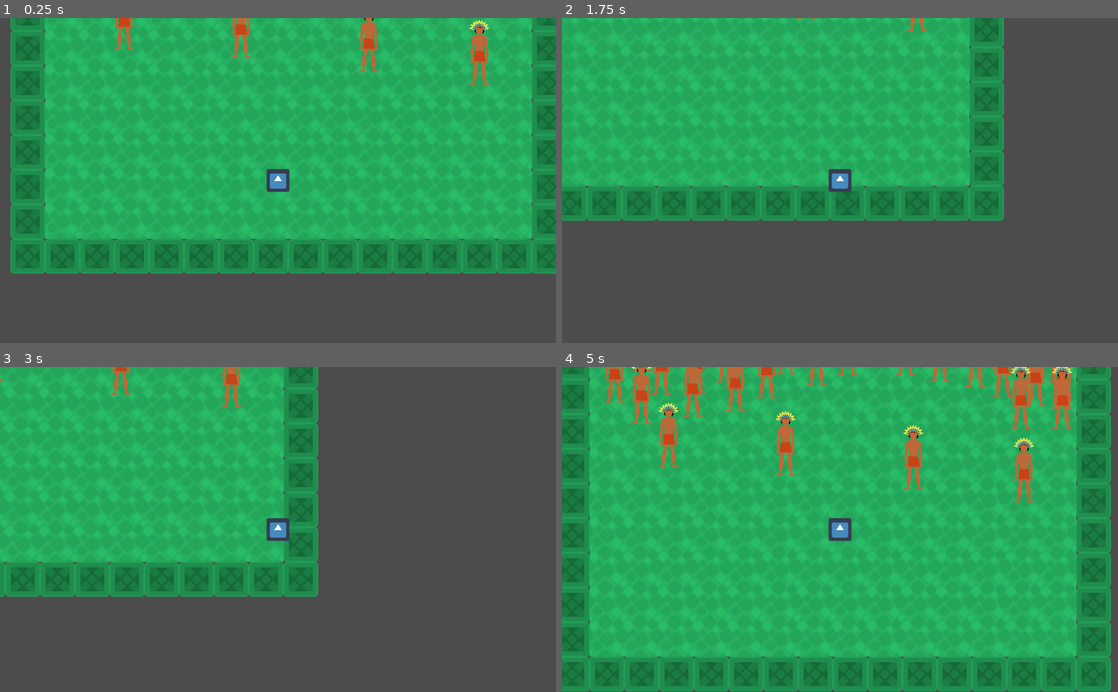
Above: before the commit, frames 1-4 (two rows, left to right).
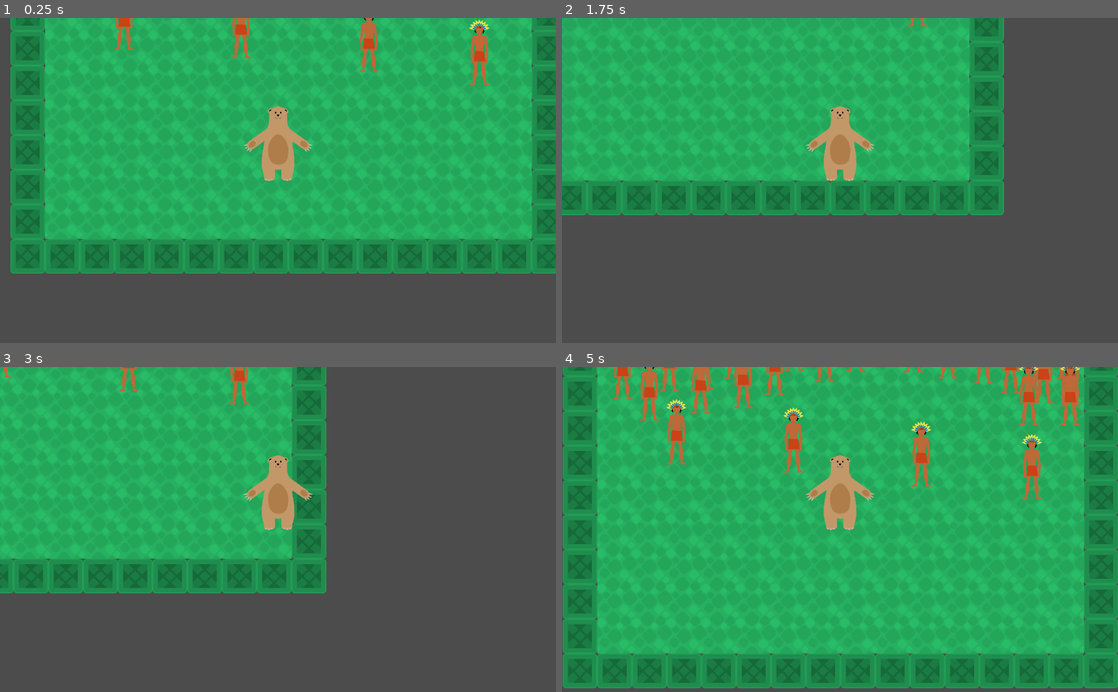
Above: after the commit, the same moments.

Repository: lendroit/welcome_thomas
Game: Godot game, scene res://World.tscn
Same seed, same stepped clock (60 frames per second), same inputs: the game is played once before the commit and once after it. The engine's default icon, where the game draws it, is replaced by a stand-in: a white triangle on a blue panel in a dark square.
Inputs:
- Up to frame 1 (0.25 s): no input
- Up to frame 2 (1.75 s): tap Enter (ui_accept) at 0.5, 0.77, 1.52 s; hold Right (ui_right) 0.53-1.28 s; hold Down (ui_down) from 1.28 s (still down)
- Up to frame 3 (3 s): tap Enter (ui_accept) at 2 s; release Down (ui_down) at 2.03 s; hold Right (ui_right) 2.03-2.78 s; hold Up (ui_up) from 2.78 s (still down)
- Up to frame 4 (5 s): tap Enter (ui_accept) at 3.02, 3.77, 4.52 s; release Up (ui_up) at 3.53 s; hold Left (ui_left) from 3.53 s (still down)

The runs differ from the first frame. In frame 1, 1.5% of the frame differs, in the area x 43-57%, y 27-54%; in frame 2, 4.8%; in frame 3, 6.1%; in frame 4, 16%, in the area x 0-100%, y 0-100%.

Commit message:
feature: add nounours

Diff:
--- a/Player/Player.tscn
+++ b/Player/Player.tscn
@@ -1,10 +1,12 @@
 [gd_scene load_steps=6 format=2]
 
 [ext_resource path="res://Player/Player.gd" type="Script" id=1]
-[ext_resource path="res://icon.png" type="Texture" id=2]
+[ext_resource path="res://Player/Pers_Ours.png" type="Texture" id=2]
 [ext_resource path="res://Player/ReachableObjectsArea.gd" type="Script" id=3]
 
-[sub_resource type="CircleShape2D" id=1]
+[sub_resource type="CapsuleShape2D" id=1]
+radius = 14.8226
+height = 19.8829
 
 [sub_resource type="CircleShape2D" id=2]
 radius = 39.3654
@@ -13,13 +15,17 @@
 script = ExtResource( 1 )
 
 [node name="Sprite" type="Sprite" parent="."]
-scale = Vector2( 0.334049, 0.334049 )
+position = Vector2( 0.115187, -68.2945 )
+scale = Vector2( 0.318631, 0.318631 )
 texture = ExtResource( 2 )
 
 [node name="CollisionShape2D" type="CollisionShape2D" parent="."]
+position = Vector2( -0.230347, -14.5111 )
+rotation = 1.5708
 shape = SubResource( 1 )
 
 [node name="ReachableObjectsArea" type="Area2D" parent="."]
+visible = false
 collision_layer = 2
 collision_mask = 0
 script = ExtResource( 3 )
Binary file added: Player/Pers_Ours.png
Not shown, added: Player/Pers_Ours.png.import
